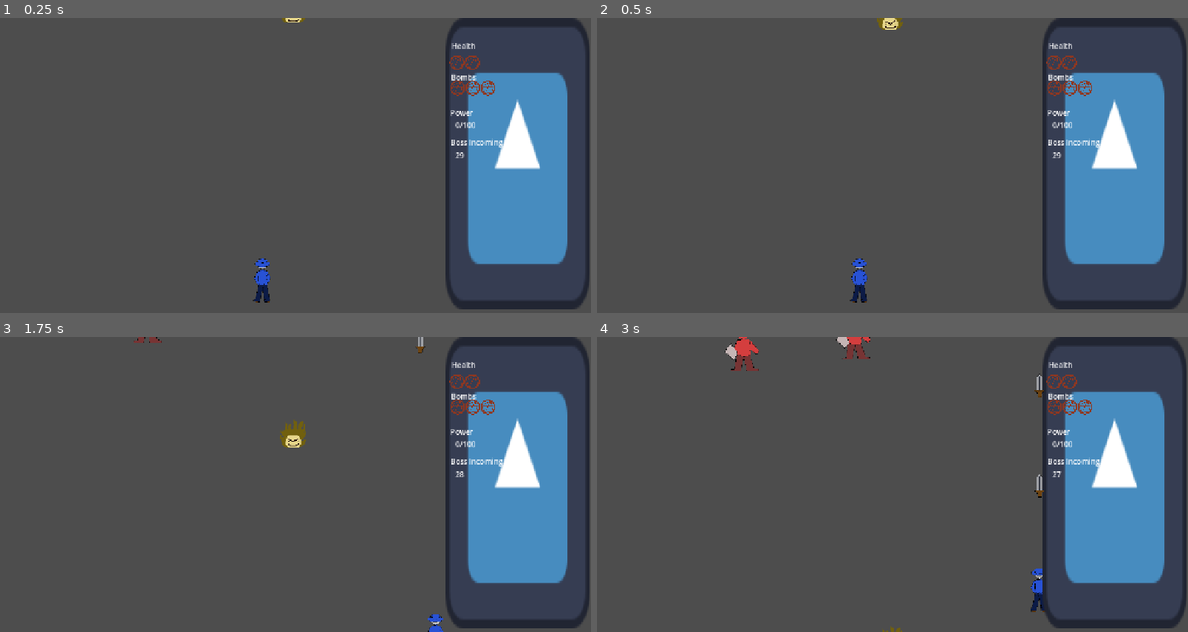
Above: before the commit, frames 1-4 (two rows, left to right).
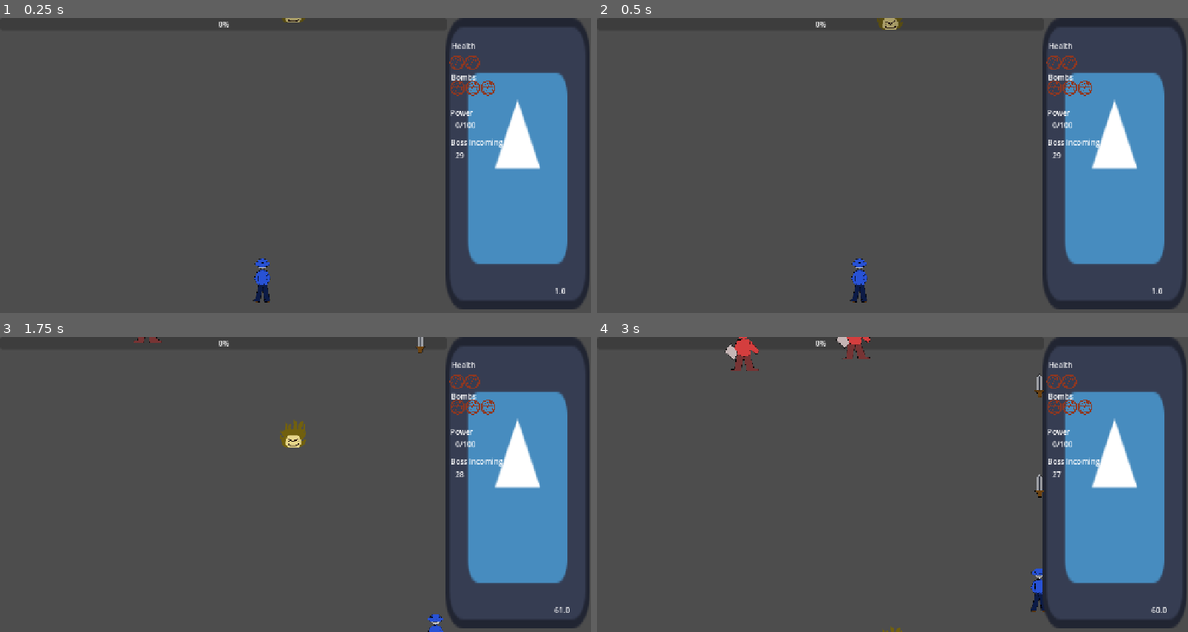
Above: after the commit, the same moments.

Repository: godzillafan69420/stupid-project-remastered
Game: Godot game, scene res://levels/stage_1_act_1.tscn
Same seed, same stepped clock (60 frames per second), same inputs: the game is played once before the commit and once after it. The engine's default icon, where the game draws it, is replaced by a stand-in: a white triangle on a blue panel in a dark square.
Inputs (mouse positions are in pixels of both pictures, inside the frame that each line leads up to):
- Up to frame 1 (0.25 s): no input
- Up to frame 2 (0.5 s): no input
- Up to frame 3 (1.75 s): tap Enter at 0.5 s; move the mouse to (425, 469) at 0.52 s; hold Right (right) 0.53-1.28 s; hold Z (shoot) 0.53-1.28 s; click (425, 469) at 0.67 s; move the mouse to (177, 499) at 1.27 s; hold Down (down) from 1.28 s (still down); tap Alt at 1.35 s
- Up to frame 4 (3 s): move the mouse to (951, 419) at 2.02 s; release Down (down) at 2.03 s; hold Right (right) 2.03-2.78 s; hold Z (shoot) 2.03-2.78 s; move the mouse to (862, 543) at 2.77 s; hold Up (up) from 2.78 s (still down); tap Alt at 2.85 s; click (862, 543) at 2.92 s

The runs differ from the first frame. In frame 1, less than 0.1% of the frame differs, in the area x 37-96%, y 0-94%; in frame 2, 0.2%; in frame 3, less than 0.1%; in frame 4, less than 0.1%.

Commit message:
doing some boss balancing

Diff:
--- a/boss.gd
+++ b/boss.gd
@@ -22,6 +22,7 @@
 	return null
 
 func _ready() -> void:
+	$frequency.wait_time = patterns[current_attack].attack_speed
 	random_position = global_position
 	playable_player = get_parent().get_node("player")
 
@@ -29,8 +30,11 @@
 func _process(delta: float) -> void:
 	if get_next_item(patterns, current_attack) != null:
 		if hitpoint < get_next_item(patterns, current_attack).hp_level:
-			current_attack = get_next_item(patterns, current_attack)
+			current_attack += 1
+			$frequency.wait_time = patterns[current_attack].attack_speed
 	global_position = global_position.move_toward(random_position, speed * delta)
+	if hitpoint < 0:
+		queue_free()
 
 func use_attack_pattern(active_pattern):
 	if (active_pattern or active_pattern.bullet_scene) and active_pattern.special_patterns:
--- /dev/null
+++ b/enemies/big_red_balls.tscn
@@ -0,0 +1,26 @@
+[gd_scene format=3 uid="uid://5whxka6isuaw"]
+
+[ext_resource type="Script" uid="uid://d16y8kt0h826a" path="res://scripts/bullet.gd" id="1_nyi5d"]
+[ext_resource type="Script" uid="uid://br2rh1gqxr8tl" path="res://custom_resources/bullet_resource.gd" id="2_xkfhl"]
+[ext_resource type="Texture2D" uid="uid://bhimkmfxli6nn" path="res://art/red_ball_of_doom.png" id="3_nd82v"]
+
+[sub_resource type="Resource" id="Resource_i8s11"]
+script = ExtResource("2_xkfhl")
+speed = 200.0
+damage = 10.0
+destroy_on_impact = true
+metadata/_custom_type_script = "uid://br2rh1gqxr8tl"
+
+[sub_resource type="CircleShape2D" id="CircleShape2D_p5sea"]
+radius = 59.008472
+
+[node name="big_red_balls" type="Area2D" unique_id=1954660282]
+script = ExtResource("1_nyi5d")
+bullet_stats = SubResource("Resource_i8s11")
+
+[node name="CollisionShape2D" type="CollisionShape2D" parent="." unique_id=1328706488]
+shape = SubResource("CircleShape2D_p5sea")
+
+[node name="Sprite2D" type="Sprite2D" parent="." unique_id=1731650142]
+scale = Vector2(2, 2)
+texture = ExtResource("3_nd82v")
--- a/enemies/boss.tscn
+++ b/enemies/boss.tscn
@@ -5,6 +5,7 @@
 [ext_resource type="Script" uid="uid://b5jfx47fcre4t" path="res://custom_resources/boss_attacks.gd" id="2_nbsx1"]
 [ext_resource type="Script" uid="uid://bx2oyeqtok2ho" path="res://custom_resources/pattern_resource.gd" id="3_nbsx1"]
 [ext_resource type="Texture2D" uid="uid://cunhltmojy1jm" path="res://art/vamnBoss.png" id="5_85rbr"]
+[ext_resource type="PackedScene" uid="uid://5whxka6isuaw" path="res://enemies/big_red_balls.tscn" id="5_ny027"]
 
 [sub_resource type="Resource" id="Resource_nbsx1"]
 script = ExtResource("3_nbsx1")
@@ -35,18 +36,57 @@
 [sub_resource type="Resource" id="Resource_n18d2"]
 script = ExtResource("2_nbsx1")
 patterns = Array[ExtResource("3_nbsx1")]([SubResource("Resource_nbsx1"), SubResource("Resource_18v4t"), SubResource("Resource_yb3oa")])
+hp_level = 3000.0
+attack_speed = 0.5
+metadata/_custom_type_script = "uid://b5jfx47fcre4t"
+
+[sub_resource type="Resource" id="Resource_ny027"]
+script = ExtResource("3_nbsx1")
+special_patterns = true
+bullet_scene = ExtResource("5_ny027")
+bullet_curve = 0.25
+aimed_at_player = true
+metadata/_custom_type_script = "uid://bx2oyeqtok2ho"
+
+[sub_resource type="Resource" id="Resource_inxvj"]
+script = ExtResource("3_nbsx1")
+special_patterns = true
+bullet_scene = ExtResource("5_ny027")
+bullet_curve = -0.25
+aimed_at_player = true
+metadata/_custom_type_script = "uid://bx2oyeqtok2ho"
+
+[sub_resource type="Resource" id="Resource_85rbr"]
+script = ExtResource("2_nbsx1")
+patterns = Array[ExtResource("3_nbsx1")]([SubResource("Resource_ny027"), SubResource("Resource_inxvj")])
+hp_level = 2000.0
+attack_speed = 0.5
+metadata/_custom_type_script = "uid://b5jfx47fcre4t"
+
+[sub_resource type="Resource" id="Resource_3t5r6"]
+script = ExtResource("3_nbsx1")
+special_patterns = true
+type = 2
+bullet_scene = ExtResource("2_n18d2")
+count = 40
+spin_rate = -0.5
+metadata/_custom_type_script = "uid://bx2oyeqtok2ho"
+
+[sub_resource type="Resource" id="Resource_s6px3"]
+script = ExtResource("2_nbsx1")
+patterns = Array[ExtResource("3_nbsx1")]([SubResource("Resource_3t5r6")])
 hp_level = 1000.0
-attack_speed = 0.1
+attack_speed = 0.4
 metadata/_custom_type_script = "uid://b5jfx47fcre4t"
 
 [sub_resource type="CircleShape2D" id="CircleShape2D_ot6j1"]
 radius = 81.00617
 
-[node name="Vman" type="Area2D" unique_id=1219488536]
+[node name="ConeL" type="Area2D" unique_id=1219488536]
 script = ExtResource("1_7hfrd")
-patterns = Array[ExtResource("2_nbsx1")]([SubResource("Resource_n18d2")])
+patterns = Array[ExtResource("2_nbsx1")]([SubResource("Resource_n18d2"), SubResource("Resource_85rbr"), SubResource("Resource_s6px3")])
 speed = 100.0
-hitpoint = 1000.0
+hitpoint = 3000.0
 
 [node name="CollisionShape2D" type="CollisionShape2D" parent="." unique_id=481209327]
 shape = SubResource("CircleShape2D_ot6j1")
@@ -58,7 +98,7 @@
 texture = ExtResource("5_85rbr")
 
 [node name="move around frequency" type="Timer" parent="." unique_id=1002401617]
-wait_time = 2.0
+wait_time = 5.0
 autostart = true
 
 [connection signal="area_entered" from="." to="." method="_on_area_entered"]
--- a/enemies/enemies.tscn
+++ b/enemies/enemies.tscn
@@ -1,17 +1,11 @@
 [gd_scene format=3 uid="uid://c17n51e08d3qj"]
 
 [ext_resource type="Script" uid="uid://d2t1887qpphct" path="res://scripts/enemies.gd" id="1_g5tt5"]
-[ext_resource type="Script" uid="uid://cn7sqiiaw515k" path="res://custom_resources/enemy_resource.gd" id="2_dle7p"]
+[ext_resource type="Resource" uid="uid://c2yiptc3jmckk" path="res://enemy_saved_resource/vman.tres" id="2_atllv"]
 [ext_resource type="PackedScene" uid="uid://bws5oo76mnom4" path="res://items/power_item.tscn" id="3_atllv"]
 [ext_resource type="PackedScene" uid="uid://dop0k6jsow6yq" path="res://enemies/red_balls.tscn" id="3_ue28p"]
 [ext_resource type="Script" uid="uid://bx2oyeqtok2ho" path="res://custom_resources/pattern_resource.gd" id="4_atllv"]
 [ext_resource type="Texture2D" uid="uid://dogpx1mor6pvx" path="res://art/vman.png" id="5_ue28p"]
-
-[sub_resource type="Resource" id="Resource_v8hav"]
-script = ExtResource("2_dle7p")
-speed = 50
-Hitpoint = 50.0
-metadata/_custom_type_script = "uid://cn7sqiiaw515k"
 
 [sub_resource type="Resource" id="Resource_dvtim"]
 script = ExtResource("4_atllv")
@@ -25,7 +19,7 @@
 
 [node name="v_mans" type="Area2D" unique_id=1331669204]
 script = ExtResource("1_g5tt5")
-enemy_stats = SubResource("Resource_v8hav")
+enemy_stats = ExtResource("2_atllv")
 drops = Array[PackedScene]([ExtResource("3_atllv")])
 active_pattern = SubResource("Resource_dvtim")
 
--- a/enemies/red_balls.tscn
+++ b/enemies/red_balls.tscn
@@ -12,7 +12,7 @@
 metadata/_custom_type_script = "uid://br2rh1gqxr8tl"
 
 [sub_resource type="CircleShape2D" id="CircleShape2D_ue28p"]
-radius = 15.033297
+radius = 14.0
 
 [node name="red_balls" type="Area2D" unique_id=1954660282]
 script = ExtResource("1_i8s11")
--- /dev/null
+++ b/enemies/vman.tscn
@@ -0,0 +1,65 @@
+[gd_scene format=3 uid="uid://byjs84l54h65m"]
+
+[ext_resource type="Script" uid="uid://btlpttrf71s33" path="res://boss.gd" id="1_4ug1p"]
+[ext_resource type="Script" uid="uid://b5jfx47fcre4t" path="res://custom_resources/boss_attacks.gd" id="2_hlj4b"]
+[ext_resource type="Script" uid="uid://bx2oyeqtok2ho" path="res://custom_resources/pattern_resource.gd" id="3_xnc1p"]
+[ext_resource type="PackedScene" uid="uid://dop0k6jsow6yq" path="res://enemies/red_balls.tscn" id="4_g3qrt"]
+[ext_resource type="PackedScene" uid="uid://5whxka6isuaw" path="res://enemies/big_red_balls.tscn" id="5_r4qx5"]
+[ext_resource type="Texture2D" uid="uid://cunhltmojy1jm" path="res://art/vamnBoss.png" id="6_rxgcw"]
+
+[sub_resource type="Resource" id="Resource_18v4t"]
+script = ExtResource("3_xnc1p")
+special_patterns = true
+type = 1
+bullet_scene = ExtResource("4_g3qrt")
+bullet_speed = 180.0
+count = 24
+metadata/_custom_type_script = "uid://bx2oyeqtok2ho"
+
+[sub_resource type="Resource" id="Resource_n18d2"]
+script = ExtResource("2_hlj4b")
+patterns = Array[ExtResource("3_xnc1p")]([SubResource("Resource_18v4t")])
+hp_level = 3000.0
+attack_speed = 0.5
+metadata/_custom_type_script = "uid://b5jfx47fcre4t"
+
+[sub_resource type="Resource" id="Resource_ny027"]
+script = ExtResource("3_xnc1p")
+special_patterns = true
+bullet_scene = ExtResource("5_r4qx5")
+bullet_curve = 0.25
+aimed_at_player = true
+metadata/_custom_type_script = "uid://bx2oyeqtok2ho"
+
+[sub_resource type="Resource" id="Resource_85rbr"]
+script = ExtResource("2_hlj4b")
+patterns = Array[ExtResource("3_xnc1p")]([SubResource("Resource_ny027")])
+hp_level = 1500.0
+attack_speed = 0.5
+metadata/_custom_type_script = "uid://b5jfx47fcre4t"
+
+[sub_resource type="CircleShape2D" id="CircleShape2D_ot6j1"]
+radius = 81.00617
+
+[node name="vman" type="Area2D" unique_id=1219488536]
+script = ExtResource("1_4ug1p")
+patterns = Array[ExtResource("2_hlj4b")]([SubResource("Resource_n18d2"), SubResource("Resource_85rbr")])
+speed = 100.0
+hitpoint = 3000.0
+
+[node name="CollisionShape2D" type="CollisionShape2D" parent="." unique_id=481209327]
+shape = SubResource("CircleShape2D_ot6j1")
+
+[node name="frequency" type="Timer" parent="." unique_id=213025559]
+autostart = true
+
+[node name="Sprite2D" type="Sprite2D" parent="." unique_id=1520129289]
+texture = ExtResource("6_rxgcw")
+
+[node name="move around frequency" type="Timer" parent="." unique_id=1002401617]
+wait_time = 5.0
+autostart = true
+
+[connection signal="area_entered" from="." to="." method="_on_area_entered"]
+[connection signal="timeout" from="frequency" to="." method="_on_frequency_timeout"]
+[connection signal="timeout" from="move around frequency" to="." method="_on_move_around_frequency_timeout"]
--- /dev/null
+++ b/enemy_saved_resource/vman.tres
@@ -0,0 +1,9 @@
+[gd_resource type="Resource" script_class="enemy" format=3 uid="uid://c2yiptc3jmckk"]
+
+[ext_resource type="Script" uid="uid://cn7sqiiaw515k" path="res://custom_resources/enemy_resource.gd" id="1_upct0"]
+
+[resource]
+script = ExtResource("1_upct0")
+speed = 50
+Hitpoint = 10.0
+metadata/_custom_type_script = "uid://cn7sqiiaw515k"
--- a/levels/Main_level_hander.gd
+++ b/levels/Main_level_hander.gd
@@ -10,7 +10,7 @@
 
 @export var boss_scene:PackedScene
 
-enum states{preboss, dialogue, boss}
+enum states{preboss, dialogue, boss, postboss}
 
 var current_state:states
 
@@ -42,4 +42,6 @@
 	AudioManager.play(boss_theme)
 	var new_boss = boss_scene.instantiate()
 	new_boss.position = Vector2(500,100)
+	new_boss.name = "boss"
 	add_child(new_boss)
+	Eventbus.boss_spawned.emit()
--- a/levels/stage_1_act_1.tscn
+++ b/levels/stage_1_act_1.tscn
@@ -9,6 +9,7 @@
 
 [node name="stage_1_act_1" type="Node2D" unique_id=1138670238]
 script = ExtResource("1_uabdg")
+boss_theme = "VmanAthems"
 enemy_pool = Array[PackedScene]([ExtResource("2_gx214")])
 enemy_spawn_interval = 0.5
 boss_scene = ExtResource("3_18v4t")
--- a/levels/ui.gd
+++ b/levels/ui.gd
@@ -6,18 +6,25 @@
 @onready var boss_timer_dis = $TextureRect/boss_timer_display
 @onready var money = $TextureRect/Health
 
+@onready var boss_bar = $boss_hp
+var boss_node: Area2D
 var boss_timer:Timer
 
 const icon = preload("res://art/health_bar.png")
 
 func _ready() -> void:
+
 	boss_timer=get_parent().get_node_or_null("Boss_timer")
 	_change_ui()
 	Eventbus.update_ui.connect(_change_ui)
+	Eventbus.boss_spawned.connect(_show_boss_ui)
 
 
 func _process(delta: float) -> void:
 	boss_timer_dis.text = str(int(boss_timer.time_left))
+	$TextureRect/FPS.text = str(Engine.get_frames_per_second())
+	if get_parent().current_state == get_parent().states.boss:
+		boss_bar.value = boss_node.hitpoint
 
 func _change_ui()-> void:
 	if PlayerInv.player_HP > 10:
@@ -39,3 +46,10 @@
 		new_display.texture = icon
 		bomb.add_child(new_display)
 	power.text = str(PlayerInv.player_power)+ "/100"
+
+
+func _show_boss_ui():
+	boss_node = get_parent().get_node_or_null("boss")
+	boss_bar.visible = true
+	boss_bar.max_value = boss_node.hitpoint
+	boss_bar.value = boss_node.hitpoint
--- a/levels/ui.tscn
+++ b/levels/ui.tscn
@@ -80,3 +80,17 @@
 offset_right = 76.0
 offset_bottom = 310.0
 text = "0/100"
+
+[node name="FPS" type="Label" parent="TextureRect" unique_id=436246269]
+layout_mode = 0
+offset_left = 237.0
+offset_top = 581.0
+offset_right = 291.0
+offset_bottom = 604.0
+text = "0/100"
+
+[node name="boss_hp" type="ProgressBar" parent="." unique_id=1278743227]
+layout_mode = 0
+offset_left = -964.0
+offset_right = 4.0
+offset_bottom = 27.0
--- a/music/audio_manager.tscn
+++ b/music/audio_manager.tscn
@@ -11,6 +11,7 @@
 [ext_resource type="AudioStream" uid="uid://u3mhy2eltkn5" path="res://music/kebin.mp3" id="9_ji1bx"]
 [ext_resource type="AudioStream" uid="uid://rkduik8bbrbv" path="res://music/stupid_project_mainmenu_iguess.mp3" id="10_cpr64"]
 [ext_resource type="AudioStream" uid="uid://u0dytnp08e0c" path="res://music/TItle screen.mp3" id="11_05vec"]
+[ext_resource type="AudioStream" uid="uid://cqyntx1tmt2rh" path="res://music/vmanAthems.mp3" id="12_tp6a5"]
 
 [node name="Audio_manager" type="Node" unique_id=1713509690 node_paths=PackedStringArray("music", "sfx")]
 script = ExtResource("1_4brvi")
@@ -52,4 +53,7 @@
 [node name="TItleScreen" type="AudioStreamPlayer" parent="music" unique_id=1246815630]
 stream = ExtResource("11_05vec")
 
+[node name="VmanAthems" type="AudioStreamPlayer" parent="music" unique_id=1555818330]
+stream = ExtResource("12_tp6a5")
+
 [node name="sfx" type="Node" parent="." unique_id=1078552752]
--- a/player_stuff/knife.tscn
+++ b/player_stuff/knife.tscn
@@ -7,7 +7,7 @@
 [sub_resource type="Resource" id="Resource_uwt6g"]
 script = ExtResource("2_3t5r6")
 speed = 1000.0
-damage = 35.0
+damage = 7.5
 destroy_on_impact = true
 metadata/_custom_type_script = "uid://br2rh1gqxr8tl"
 
--- a/scripts/eventbus.gd
+++ b/scripts/eventbus.gd
@@ -2,3 +2,4 @@
 
 @warning_ignore("unused_signal")
 signal update_ui
+signal boss_spawned
Not shown, added: music/vmanAthems.mp3.import
Not shown, added: music/vmanAthems.mp3
